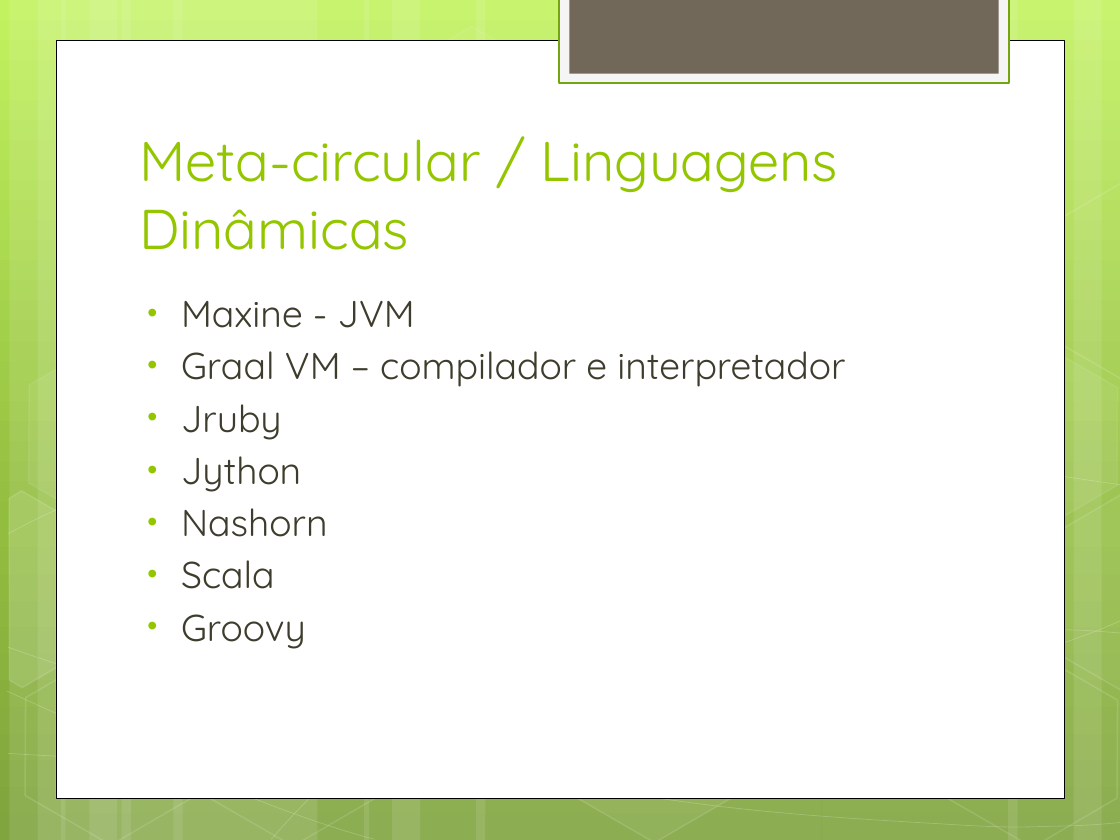
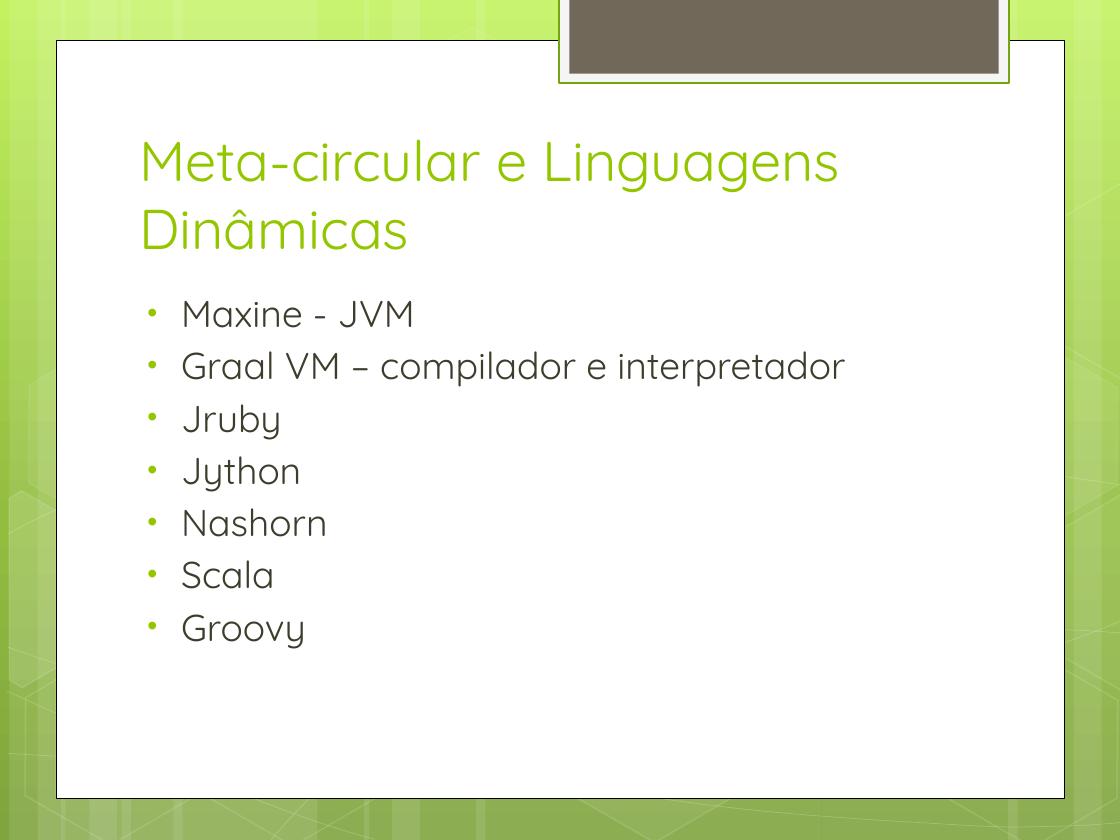
Before and after one commit to daividssilverio/altaperformance, a slide deck: slide 17 of doc/Alta Performance com Java.pptx (slide 16 before the commit). Drawn at 1120x840 pixels with LibreOffice and Linux fonts; fonts in the diff are those of the drawing. Boxes give left, top, right and bottom in pixels: in the first picture for what was removed or moved away, otherwise in the second. Text is boxed around its words. In the diff, an @@ line names an element or a change of style, - is before the commit and + after.

Commit message:
apresentação

```diff
--- a/doc/Alta Performance com Java.pptx
+++ b/doc/Alta Performance com Java.pptx
@@ title at [139, 139, 840, 250]: text changed @@
-Meta-circular / Linguagens Dinâmicas
+Meta-circular e Linguagens Dinâmicas
```
Also in this commit, not shown: 5 other slides changed, 4 slides added, 4 slides removed.
